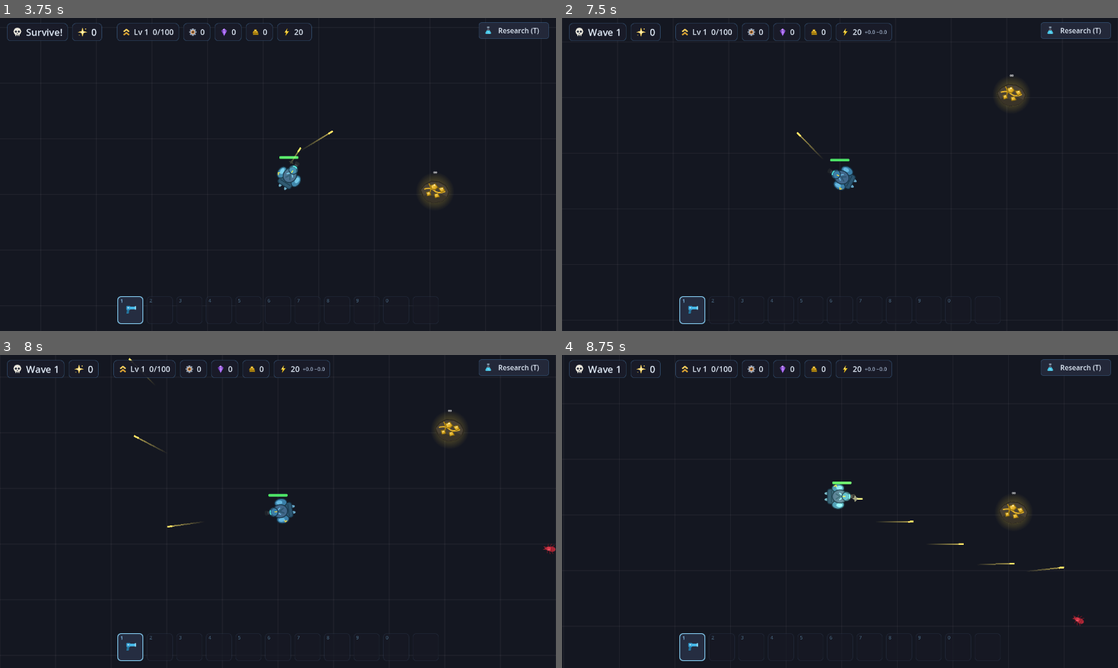
Above: before the commit, frames 1-4 (two rows, left to right).
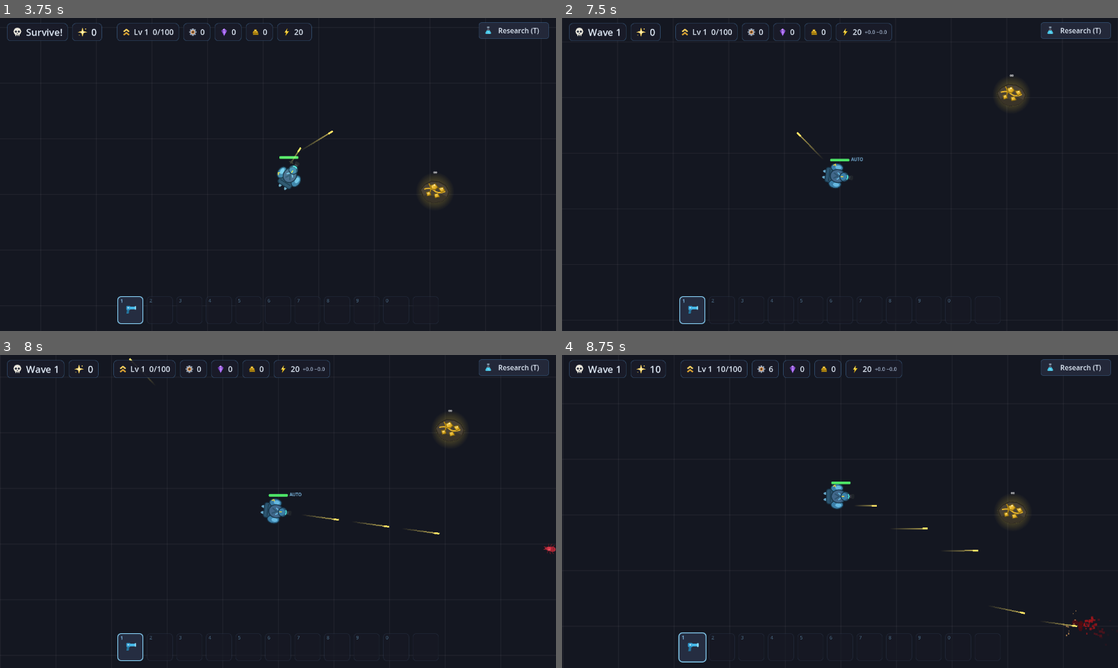
Above: after the commit, the same moments.

Repository: holgerson97/bug-defense
Game: Godot game, scene res://scenes/main_menu.tscn
The game is run twice, just before and just after one commit, with the same random seed, the same clock (stepped at 60 frames per second) and the same inputs.
Inputs (mouse positions are in pixels of both pictures, inside the frame that each line leads up to):
- Up to frame 1 (3.75 s): click "Play" at 0.5 s; click "Research (T)" at 1.25 s; tap Enter at 2 s; move the mouse to (400, 158) at 2.02 s; hold D (move_right) 2.03-2.75 s; hold Space (auto_attack) 2.03-2.75 s; click (400, 158) at 2.17 s; tap R (restart) at 2.75, 3.5 s; drag from (166, 190) to (294, 165) at 2.77 s; move the mouse to (333, 105) at 3.52 s; hold D (move_right) from 3.53 s (still down); hold T (research) from 3.53 s (still down); click (333, 105) at 3.67 s
- Up to frame 2 (7.5 s): tap Space (auto_attack) at 3.8 s; release D (move_right) at 4.25 s; release T (research) at 4.25 s; drag from (812, 237) to (878, 18) at 4.27 s; move the mouse to (1006, 221) at 5.02 s; hold A (move_left) 5.03-5.75 s; hold Space (auto_attack) 5.03-5.75 s; tap X (toggle_grid) at 5.1 s; click (1006, 221) at 5.17 s; drag from (673, 127) to (756, 96) at 5.77 s; move the mouse to (867, 174) at 6.52 s; hold S (move_down) 6.53-7.25 s; hold Space (auto_attack) 6.53-7.25 s; click (867, 174) at 6.67 s; drag from (756, 96) to (728, 190) at 7.27 s
- Up to frame 3 (8 s): no input
- Up to frame 4 (8.75 s): move the mouse to (962, 495) at 8.02 s; press the mouse at (962, 495) at 8.03 s; hold W (move_up) from 8.03 s (still down); tap Space (auto_attack) at 8.3 s

Frame 1 is identical in both runs. In frame 2, 0.4% of the frame differs, in the area x 46-55%, y 44-56%; in frame 3, 0.5%; in frame 4, 1.5%, in the area x 15-98%, y 1-99%.

Commit message:
Auto-attack is a Space toggle with an AUTO indicator
Co-Authored-By: Claude Fable 5 <noreply@anthropic.com>

Diff:
--- a/scripts/player.gd
+++ b/scripts/player.gd
@@ -19,6 +19,8 @@
 var _regen_accum: float = 0.0
 var _dead: bool = false
 var _recoil: Vector2 = Vector2.ZERO
+var _auto_attack: bool = false
+var _auto_label: Label
 
 @onready var _health_bar: ProgressBar = $HealthBar
 @onready var _camera: Camera2D = $Camera2D
@@ -29,6 +31,14 @@
 	_max_health = GameState.player_max_health()
 	health = _max_health
 	_update_health_bar()
+	_auto_label = Label.new()
+	_auto_label.text = "AUTO"
+	_auto_label.top_level = true
+	_auto_label.z_index = 60
+	_auto_label.visible = false
+	_auto_label.add_theme_font_size_override("font_size", 10)
+	_auto_label.add_theme_color_override("font_color", UITheme.ACCENT)
+	add_child(_auto_label)
 
 func _physics_process(delta: float) -> void:
 	_health_bar.global_position = global_position + Vector2(-22, -40)
@@ -45,9 +55,13 @@
 	var input_dir := Input.get_vector("move_left", "move_right", "move_up", "move_down")
 	velocity = input_dir * GameState.player_speed(base_speed)
 	move_and_slide()
-	# Space auto-attacks the closest enemy, overriding mouse aim.
+	# Space toggles auto-attack: aim and fire at the closest enemy.
+	if Input.is_action_just_pressed("auto_attack"):
+		_auto_attack = not _auto_attack
+		_auto_label.visible = _auto_attack
+	_auto_label.global_position = global_position + Vector2(26, -46)
 	var auto_target = null
-	if Input.is_action_pressed("auto_attack"):
+	if _auto_attack:
 		auto_target = Util.nearest_in_group(self, "enemies", global_position, AUTO_ATTACK_RANGE)
 	if auto_target != null:
 		look_at(auto_target.global_position)
